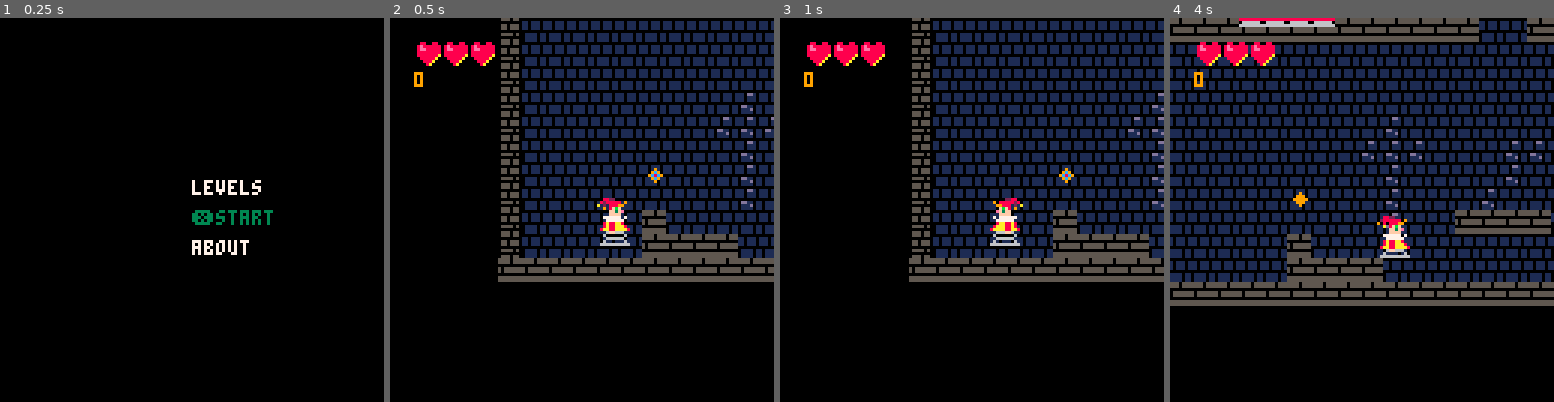
Above: before the commit, frames 1-4 (left to right).
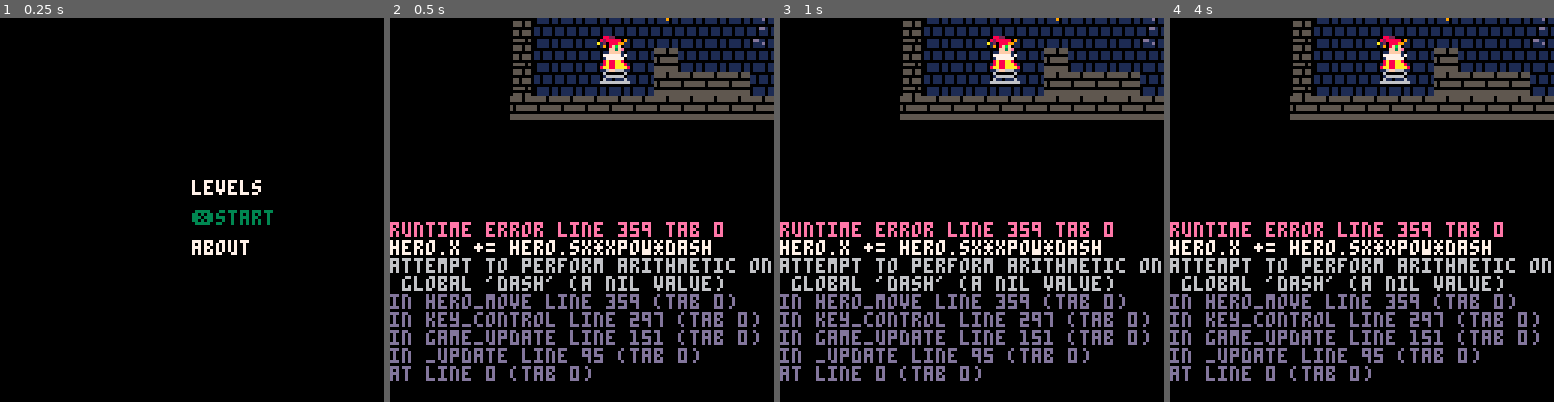
Above: after the commit, the same moments.

Repository: scorp66/pico
Game: PICO-8 cartridge пердитог.p8
Same seed, same stepped clock (60 frames per second), same inputs: the game is played once before the commit and once after it.
Inputs:
- Up to frame 1 (0.25 s): no input
- Up to frame 2 (0.5 s): tap X (X key) at 0.33 s
- Up to frame 3 (1 s): no input
- Up to frame 4 (4 s): tap X (X key) at 1.07, 1.85, 2.97 s; hold Right 1.6-2.1 s; hold Up 2.15-2.42 s; hold Right 2.47-3.03 s; hold Left 3.08-3.58 s; hold Down 3.63-3.97 s

Frame 1 is identical in both runs. In frame 2, 41% of the frame differs, in the area x 0-100%, y 0-95%; in frame 3, 39%; in frame 4, 56%.
Error after the commit: runtime error line 359 tab 0; hero.x += hero.sx*xpow*dash; attempt to perform arithmetic on global 'dash' (a nil value)

Commit message:
Dash_add

Diff:
--- a/пердитог.p8
+++ b/пердитог.p8
@@ -12,6 +12,7 @@
 hero.coins = 0;
 hero.x = 3*8
 hero.y = 61*8
+d_timer = 0
 movement.x = hero.x
 movement.y = hero.y
 
@@ -214,7 +215,7 @@
 col = collide(ex_hero,1,is_b,1,crouch)
 if col ~= nil and col.x ~= nil
  then
-sfx"62"
+sfx(62)
 off_points(point_zone,101)
 update_point(col,point_zone,100,
                     save_method)
@@ -239,7 +240,7 @@
    update_point(col,heart_arr,68,
                     save_method)
    hero.hp +=1
-   sfx"63"
+   sfx(63)
 end
 
 --coin
@@ -251,7 +252,7 @@
    update_point(col,coin_arr,68,
                     save_method)
    hero.coins +=1
-   sfx"54"
+   sfx(54)
 end
 
 --button zone
@@ -277,7 +278,7 @@
 and not save_form
  then
  hero.hp-=1
- sfx"58"
+ sfx(58)
  save_form = true
 end
 update_save_form()
@@ -291,7 +292,7 @@
 (col  ~= nil and
 col.x <= hero.sx)
  then
- sfx"59"
+ sfx(59)
  hero.sy = 0 - (jump_power*1.55)
  jump_s_b = true
 end
@@ -314,8 +315,13 @@
  if coly.y <= hero.sy then
  hero.sy = -2*sgn(hero.sy)
 else
+  hero.y = ((hero.sy ~= 0 and
+  coly.y-9 <= 0) and
+  not hero.is_crouch) and
+       flr(hero.y/8)*8 or hero.y
+
   hero.sy = coly.y-9 <= 0 and 0
-                     or hero.sy
+                or coly.y-9
   end
 end
 
@@ -324,11 +330,10 @@
 
 
 if colx ~= nil and
-colx.x+(4*xd) <= hero.sx
+colx.x <= hero.sx-(12*xd)
  then
-if (hero.sy == 0  and
- coly.y-9 >= 0) or
- hero.is_crouch
+if (hero.sy == 0 or
+ hero.is_crouch)
   then
   hero.sx *= -1
   else
@@ -348,13 +353,13 @@
  and not hero.is_crouch
  and hero.on_flore)
  and coly == nil then
- sfx"55"
+ sfx(55)
  hero.sy -= jump_power
 end
 
 
 
-hero.x += hero.sx*xpow
+hero.x += hero.sx*xpow*dash
 hero.y += hero.sy
 --
 update_ex_h(hero)
@@ -362,30 +367,49 @@
 coly = dist_to_col(ex_hero,1,is_b2,1,1)
 hero.on_flore = hero.sy == 0 and
  coly ~= nil and coly.y-9 >= 0
+
+--dash
+update_ex_h(hero)
+ex_hero.sx = sgn(hero.sx)
+col = dist_to_col(ex_hero,1,
+                     is_b2,1,1)
+if dash > 1 and col ~= nil then
+hero.sx *= -1
+xpow = 1
+end
+
+
+dash = 1
+if ((btn(➡️) and hero.sx > 0) or
+ (btn(⬅️) and hero.sx < 0))and
+ not hero.is_crouch then
+dash = d_timer < 10 and 4 or 1
+d_timer += 1
+else
+d_timer = 0
+end
 --
-
+-- crouch
 update_ex_h(hero)
 ex_hero.sy = -1
 col = dist_to_col(ex_hero,1,
                      is_b2,1,0)
-
-
+hc_p = hero.is_crouch
 hero.is_crouch = false
 if  btn(⬇️) or
 (col ~= nil and abs(col.y) > 1) then
 hero.is_crouch = true
 end
 
-
-normalize_hero_pos()
-end
-
-function normalize_hero_pos()
-if hero.sy == 0
-and not hero.is_crouch  then
- hero.y = flr(hero.y/8)*8
-end
-end
+if hc_p and hero.sy == 0 and
+     hc_p ~= hero.is_crouch then
+hero.y -=8
+end
+
+--
+
+end
+
 
 function double_jump()
 update_ex_h(hero)
@@ -698,7 +722,7 @@
 xd =flr((obj.sx+1)/2)
 
 if p.x ~= nil and p.y ~= nil then
-result.x= abs(p.x-obj.x)-7-(8*xd)
+result.x= abs(p.x-obj.x)-15//+(1*xd)
 result.y= abs(p.y-obj.y)-7
 else
 result = nil
